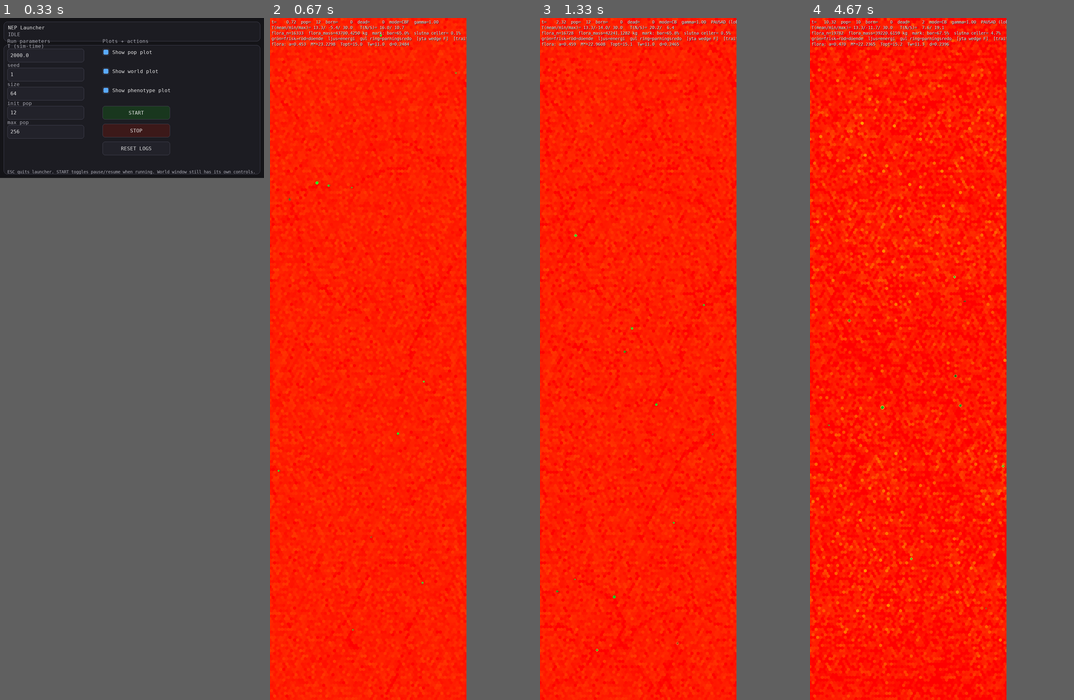
Above: before the commit, frames 1-4 (left to right).
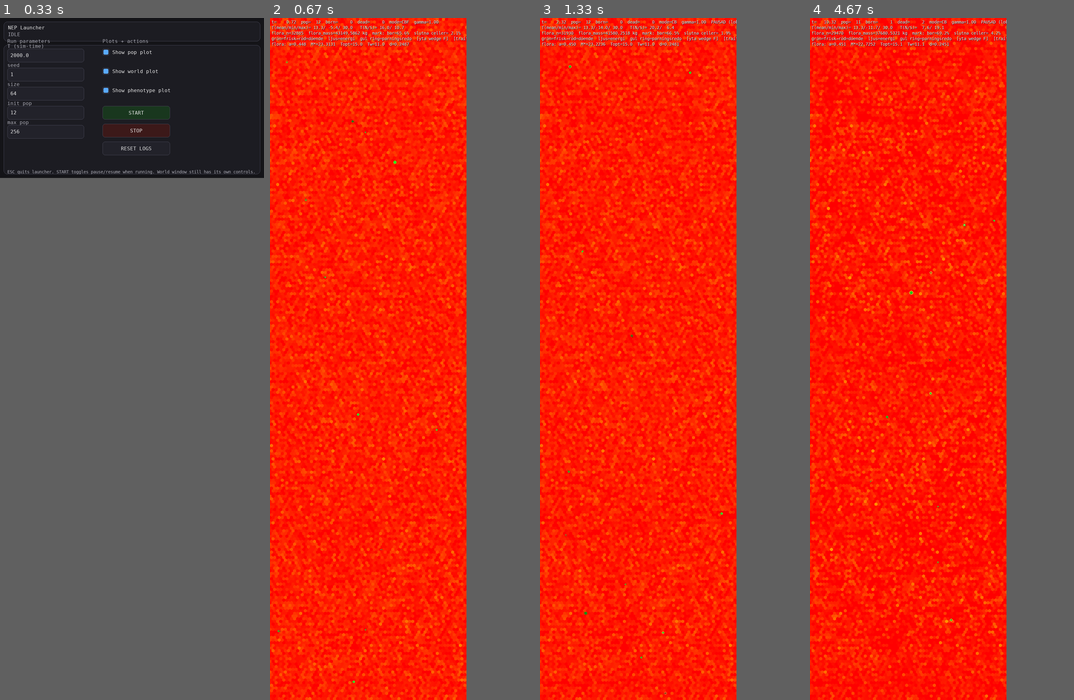
Above: after the commit, the same moments.

Repository: JoakimStorck/nep-process
Game: pygame game, started from nep_gui_launcher.py
The game is run twice, just before and just after one commit, with the same random seed, the same clock (stepped at 60 frames per second) and the same inputs.
Inputs:
- Up to frame 1 (0.33 s): no input
- Up to frame 2 (0.67 s): click "START" at 0.38 s
- Up to frame 3 (1.33 s): tap Space at 0.67 s; tap 1 at 1 s
- Up to frame 4 (4.67 s): no input

Frame 1 is identical in both runs. In frame 2, 24% of the frame differs, in the area x 0-75%, y 0-100%; in frame 3, 25%; in frame 4, 31%.

Commit message:
Sådden får den täthet konkurrensen ändå ger
Sådden drog celler utan återläggning. Varje cell kunde få högst en planta,
så 130 170 kg blev 16 384 individer på 7,94 kg. Jämvikten är 89 319 plantor
på 1,32 kg.

Djuren mötte alltså sextusen jättar där det borde stå nittiotusen
småplantor. Betningshorisonten verkar per planta — betaren tar skottet och
lämnar roten — så refug, återväxt och funktionell respons såg en värld som
inte uppstår i drift. En faunakörning med sextio djur kollapsade på hundra
månader och mätte därmed fel sak.

Hur många plantor en cell rymmer ska avgöras av rotkonkurrensen, inte av
sådden. Den mekanismen finns redan: anspråket är rotarea mot cellarea 1,
överskott spiller till de sex grannarna, och summan skalas ner där marken är
slut. Sådden sätter nu bara en rimlig plantstorlek och låter antalet följa.

flora_init_plant_mass = 1,32 kg är den uppmätta jämviktsmassan per individ.
Vid samma måltotal ger det 144 993 plantor och 8,85 per cell mot tidigare
16 384 och exakt en.

Tätheten är självbegränsande sedan sådden köps ur den fria näringspoolen: en
cell med nutrient_init = 0,117 kg räcker till omkring fem plantor av den
storleken, vilket är samma storleksordning som jämviktens 5,45. Taket är
därmed världens bördighet i stället för dess cellantal, och diagnostikraden
säger det i stället för att skylla på cellrymden.

Diff:
--- a/population.py
+++ b/population.py
@@ -134,6 +134,19 @@
     # om dynamiken inte bär det faller floran tillbaka, och då är det den
     # dynamiken som ska rättas.
     flora_init_mass_ratio: float = 2000.0
+    # Medelmassa per sådd planta. Antalet faller ut ur måltotalen dividerat med
+    # det här talet, i stället för ur världens cellantal.
+    #
+    # 1,32 kg är den uppmätta jämviktsmassan per individ: 118 104 kg fördelat
+    # på 89 319 plantor i en floraköring utan fauna över 30 000 tick. Sådden
+    # hamnar därmed nära den struktur som ändå uppstår, i stället för att
+    # behöva växa dit från fel håll.
+    #
+    # Tätheten är dessutom självbegränsande sedan sådden betalas ur marken: en
+    # cell med `nutrient_init` = 0,117 kg fri näring räcker till omkring fem
+    # plantor av den här storleken, vilket är samma storleksordning som
+    # jämviktens 5,45 per cell. Plantor som inte får betalt krymps.
+    flora_init_plant_mass: float = 1.32
     #
     # Efter Steg 4b betyder talet vad det säger. Bördigheten ligger i
     # `WorldParams.nutrient_init` och sådden debiteras marken, så det här är en
@@ -1291,19 +1304,35 @@
             # plantorna 7,7 kg och rymdes i 4 172 celler av 16 384: tre
             # fjärdedelar av världen fångade inget ljus alls, medan varje sådd
             # planta hade bladarea 3,0 i en cell som mättas vid 1,0 och därmed
-            # kastade bort två tredjedelar av sitt eget. Uppskattad
-            # ljusinfångning vid tick noll gick från omkring 25 procent till
-            # omkring 75 av samma biomassa.
-            n_flora = n_cells
-            spread_mean = want / max(1, n_cells)
+            # kastade bort två tredjedelar av sitt eget.
+            #
+            # Men steget stannade vid en planta per cell, och det är en planta
+            # för lite. Antalet sattes då av världens storlek och massan per
+            # individ föll ut som kvot — vid 130 170 kg blev plantorna 7,94 kg
+            # mot jämviktens 1,32, alltså sextusen jättar där det borde stå
+            # nittiotusen småplantor. Betningshorisonten verkar per planta, så
+            # en betare mötte en helt annan värld än den som faktiskt uppstår.
+            #
+            # Hur många plantor en cell rymmer ska avgöras av konkurrensen
+            # mellan rotsystemen, inte av sådden. Den mekanismen finns redan:
+            # anspråket är rotarea mot cellarea 1, överskott spiller till de
+            # sex grannarna, och summan skalas ner där marken är slut. Sådden
+            # sätter därför bara en rimlig plantstorlek och låter antalet följa.
+            per_plant = max(1e-9, float(self.PP.flora_init_plant_mass))
+            n_flora = max(1, int(round(want / per_plant)))
+            spread_mean = want / n_flora
         elif n_flora is None:
             n_flora = max(16, int(self.PP.max_pop) // 2)
 
-        n_flora = max(0, min(int(n_flora), n_cells))
+        n_flora = max(0, int(n_flora))
         if n_flora <= 0:
             return 0
 
-        cells = self.rng.choice(n_cells, size=n_flora, replace=False)
+        # Med återläggning. Utan den kunde en cell få högst en planta, vilket
+        # var hela begränsningen. Cellerna blir olika täta av slumpen, vilket
+        # är rimligare än exakt en var — och rotkonkurrensen sorterar det inom
+        # några hundra tick, precis som den gör med spridningen i drift.
+        cells = self.rng.choice(n_cells, size=n_flora, replace=True)
 
         created = 0
         placed = 0.0
@@ -1347,10 +1376,14 @@
             placed += float(self.store.mass[slot])
 
         if target_mass is not None and placed < float(target_mass) * 0.999:
-            # Cellrymden räckte inte. Tyst avvikelse här vore ett dolt
-            # designfel; hellre en synlig anmärkning.
+            # Marken kunde inte betala. Sedan sådden köps ur den fria
+            # näringspoolen är det budgeten och inte cellrymden som sätter
+            # taket, och taket är då världens verkliga bördighet. Tyst
+            # avvikelse här vore ett dolt designfel; hellre en synlig
+            # anmärkning.
             print(f"[flora] sådd nådde {placed:.3f} kg av begärda "
-                  f"{float(target_mass):.3f} kg — cellrymden ({n_cells}) räckte inte")
+                  f"{float(target_mass):.3f} kg i {created} plantor — "
+                  f"marken hade inte näring för mer")
 
         return created
 
--- a/run_headless.py
+++ b/run_headless.py
@@ -354,6 +354,8 @@
                     help="bredare diagnostikrad och sammanfattning vid slut")
     ap.add_argument("--seeds", type=str, default=None,
                     help="kommaseparerad lista, t.ex. 1,2,3 — kör flera och jämför")
+    ap.add_argument("--flora-plant-mass", type=float, default=None,
+                    help="PopParams.flora_init_plant_mass, medelmassa per sådd planta")
     ap.add_argument("--flora-ratio", type=float, default=None,
                     help="PopParams.flora_init_mass_ratio; standard är modellens eget värde")
     ap.add_argument("--pop-log", type=str, default=None,
@@ -391,6 +393,8 @@
     PP = PopParams(init_pop=int(a.init_pop), max_pop=int(a.max_pop))
     if getattr(a, "flora_ratio", None) is not None:
         PP.flora_init_mass_ratio = float(a.flora_ratio)
+    if getattr(a, "flora_plant_mass", None) is not None:
+        PP.flora_init_plant_mass = float(a.flora_plant_mass)
     return Population(WP=WP, AP=AP, PP=PP, seed=int(seed), hub=hub)
 
 
Not shown, changed: TODO.md
